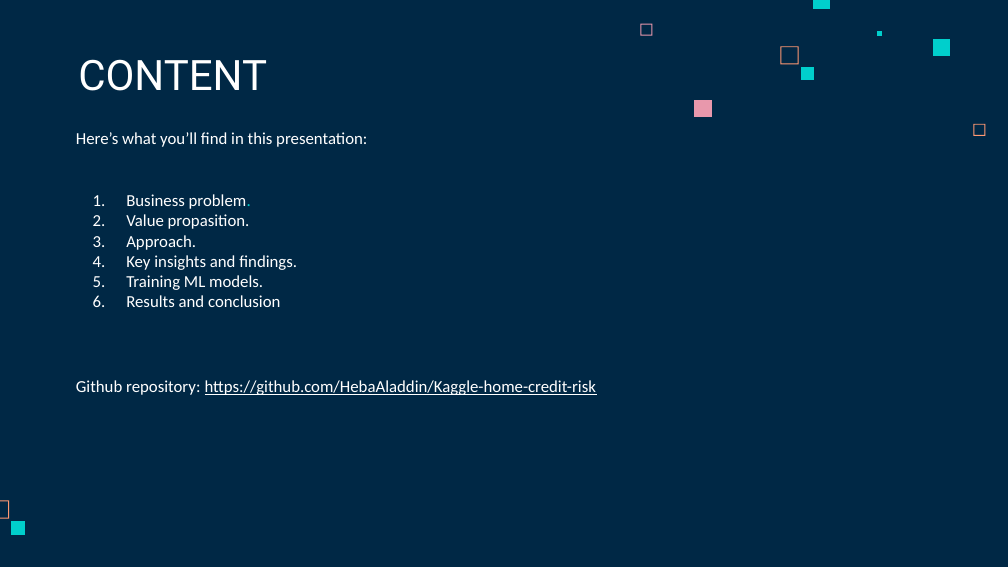
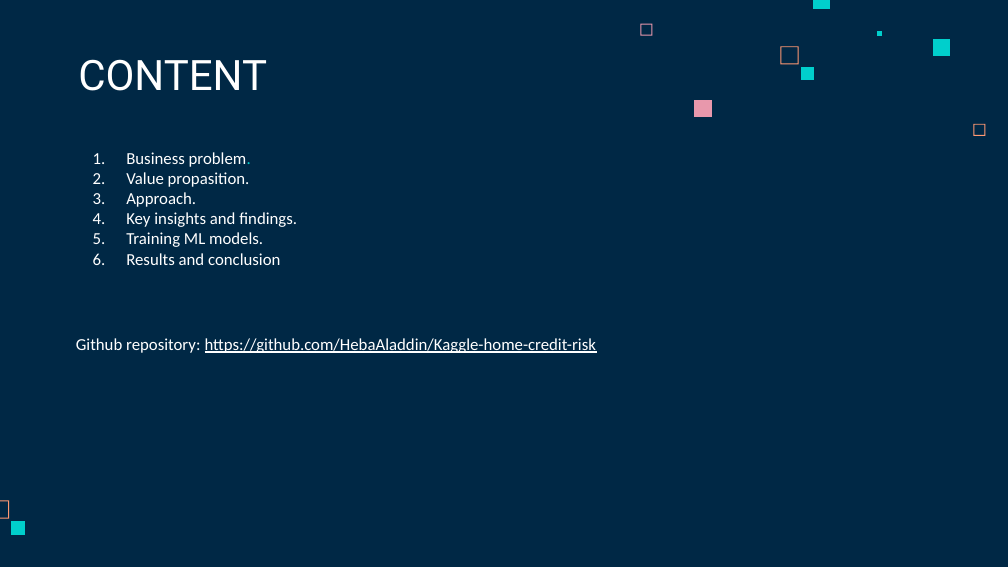
Before and after one commit to HebaAladdin/Kaggle-home-credit-risk, a slide deck: slide 2 of Presentation/Home Credit Default Risk.pptx. Drawn at 1008x567 pixels with LibreOffice and Linux fonts; fonts in the diff are those of the drawing. Boxes give left, top, right and bottom in pixels: in the first picture for what was removed or moved away, otherwise in the second. Text is boxed around its words. In the diff, an @@ line names an element or a change of style, - is before the commit and + after.

```diff
--- a/Presentation/Home Credit Default Risk.pptx
+++ b/Presentation/Home Credit Default Risk.pptx
@@ text at (x1=76, y1=132, x2=367, y2=147): paragraph removed @@
-Here’s what you’ll find in this presentation:
```
Also in this commit, not shown: 2 other slides changed, 1 other file.
